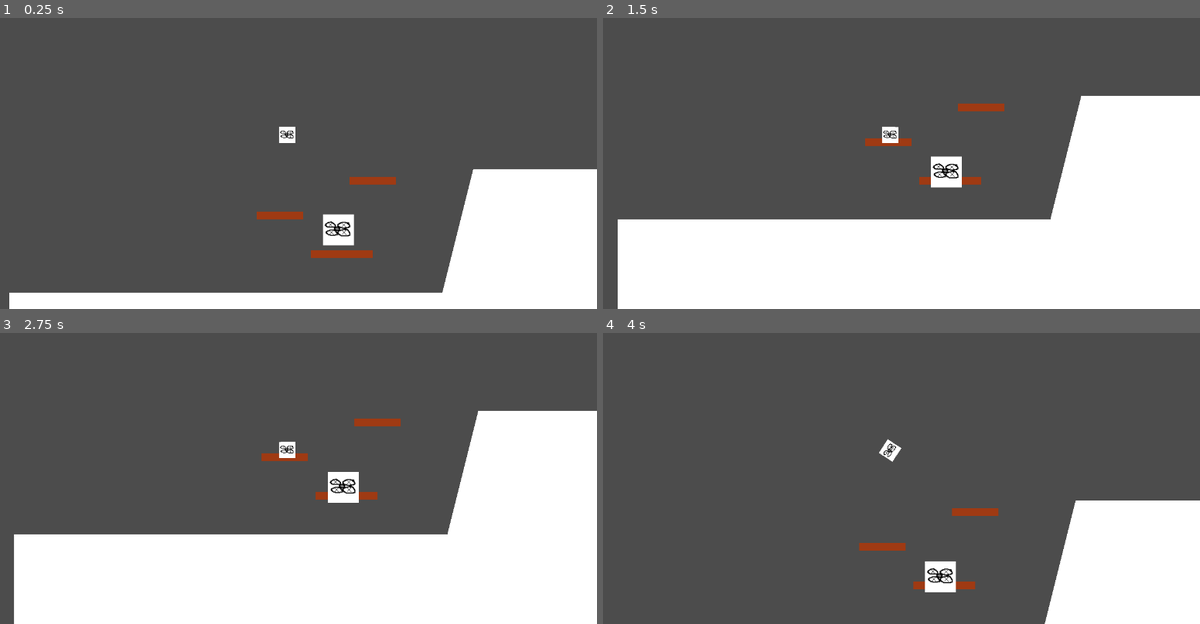
Above: before the commit, frames 1-4 (two rows, left to right).
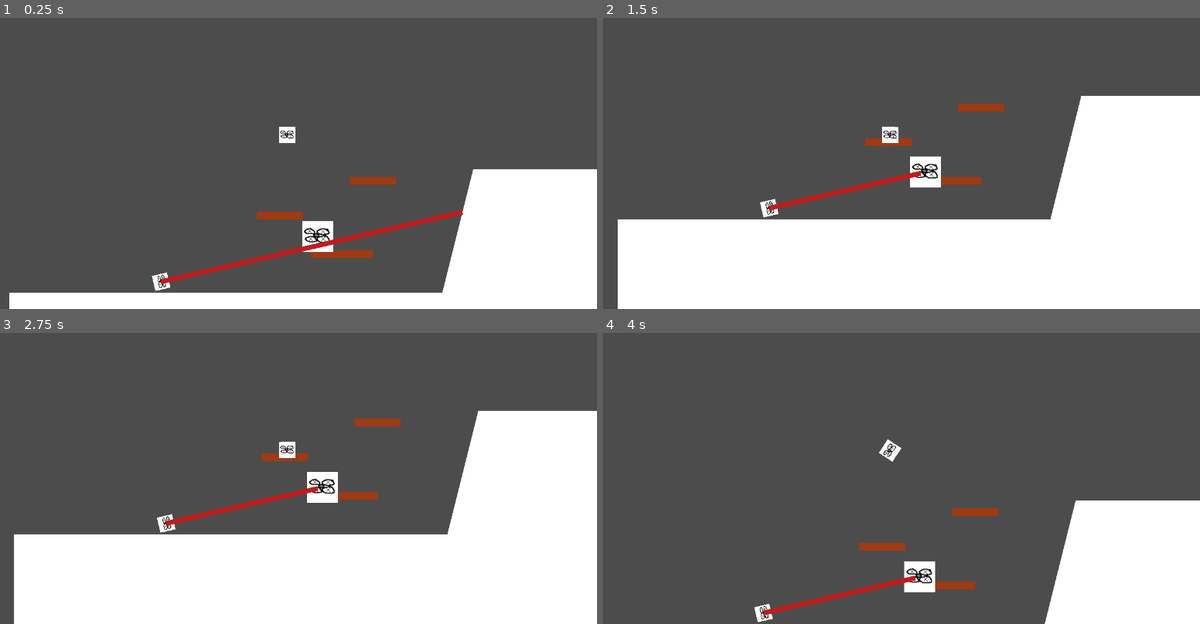
Above: after the commit, the same moments.

Repository: MeAmAnUsername/GMTK-2021
Game: Godot game, scene res://scenes/levels/BigRaiseHeavy.tscn
Two runs of this game, one before a commit and one after it. Both use one fixed random seed, a clock stepped at 60 frames per second and the inputs below.
Inputs:
- Up to frame 1 (0.25 s): no input
- Up to frame 2 (1.5 s): hold Right (ui_right) 0.53-1.28 s; hold Down (ui_down) from 1.28 s (still down)
- Up to frame 3 (2.75 s): release Down (ui_down) at 2.03 s; hold Right (ui_right) from 2.03 s (still down)
- Up to frame 4 (4 s): release Right (ui_right) at 2.78 s; hold Up (ui_up) 2.78-3.53 s; hold Left (ui_left) from 3.53 s (still down)

The runs differ from the first frame. In frame 1, 1.8% of the frame differs, in the area x 25-78%, y 38-94%; in frame 2, 1.4%; in frame 3, 1.3%; in frame 4, 1.4%.

Commit message:
explosions

Diff:
--- /dev/null
+++ b/scenes/Explosion.tscn
@@ -0,0 +1,30 @@
+[gd_scene load_steps=4 format=2]
+
+[ext_resource path="res://assets/Particles/flame.png" type="Texture" id=1]
+
+[sub_resource type="CanvasItemMaterial" id=1]
+blend_mode = 1
+
+[sub_resource type="Gradient" id=2]
+offsets = PoolRealArray( 0, 0.271574, 1 )
+colors = PoolColorArray( 0, 0, 0, 1, 0.625, 0.625, 0.625, 1, 0, 0, 0, 1 )
+
+[node name="Explosion" type="CPUParticles2D"]
+material = SubResource( 1 )
+amount = 100
+speed_scale = 2.0
+explosiveness = 0.5
+local_coords = false
+texture = ExtResource( 1 )
+spread = 180.0
+gravity = Vector2( 0, 0 )
+initial_velocity = 50.0
+initial_velocity_random = 0.5
+angular_velocity = 45.0
+angular_velocity_random = 1.0
+damping = 6.16
+angle = 360.0
+angle_random = 1.0
+scale_amount = 0.5
+scale_amount_random = 0.1
+color_ramp = SubResource( 2 )
--- a/scenes/Laser.tscn
+++ b/scenes/Laser.tscn
@@ -12,6 +12,8 @@
 
 [node name="LaserRayCast" type="RayCast2D" parent="."]
 rotation = -3.14159
+enabled = true
+cast_to = Vector2( 0, 133700 )
 
 [node name="LaserBeam" type="Line2D" parent="."]
 default_color = Color( 0.752941, 0.109804, 0.109804, 1 )
--- /dev/null
+++ b/scenes/Main.tscn
@@ -0,0 +1,53 @@
+[gd_scene load_steps=7 format=2]
+
+[ext_resource path="res://scripts/Main.gd" type="Script" id=1]
+[ext_resource path="res://scenes/RopeSystem.tscn" type="PackedScene" id=2]
+[ext_resource path="res://scenes/Level.tscn" type="PackedScene" id=3]
+[ext_resource path="res://scenes/Beacon.tscn" type="PackedScene" id=4]
+
+[sub_resource type="OpenSimplexNoise" id=1]
+
+[sub_resource type="NoiseTexture" id=2]
+noise = SubResource( 1 )
+
+[node name="Scene" type="Node2D"]
+position = Vector2( 191.508, 148.671 )
+script = ExtResource( 1 )
+
+[node name="Hud" type="CanvasLayer" parent="."]
+
+[node name="Panel" type="Panel" parent="Hud"]
+margin_right = 245.0
+margin_bottom = 52.0
+__meta__ = {
+"_edit_use_anchors_": false
+}
+
+[node name="Label" type="Label" parent="Hud/Panel"]
+margin_left = 8.0
+margin_top = 6.0
+margin_right = 242.0
+margin_bottom = 46.0
+text = "Hoi"
+__meta__ = {
+"_edit_use_anchors_": false
+}
+
+[node name="ParallaxBackground" type="ParallaxBackground" parent="."]
+
+[node name="ParallaxLayer" type="ParallaxLayer" parent="ParallaxBackground"]
+motion_scale = Vector2( 0.25, 0.25 )
+
+[node name="Sprite" type="Sprite" parent="ParallaxBackground/ParallaxLayer"]
+position = Vector2( 707.339, 359.646 )
+scale = Vector2( 5.65268, 5.65268 )
+texture = SubResource( 2 )
+
+[node name="RopeSystem" parent="." instance=ExtResource( 2 )]
+position = Vector2( 184.941, 32.0173 )
+
+[node name="Node2D" parent="." instance=ExtResource( 3 )]
+position = Vector2( -24.9733, 103.461 )
+
+[node name="Node2D2" parent="." instance=ExtResource( 4 )]
+position = Vector2( 488.206, 30.0075 )
--- a/scenes/Player.tscn
+++ b/scenes/Player.tscn
@@ -1,9 +1,10 @@
-[gd_scene load_steps=7 format=2]
+[gd_scene load_steps=8 format=2]
 
 [ext_resource path="res://scripts/Player.gd" type="Script" id=1]
 [ext_resource path="res://assets/drone0.png" type="Texture" id=2]
 [ext_resource path="res://assets/drone1.png" type="Texture" id=3]
 [ext_resource path="res://assets/sfx/servoLoop.wav" type="AudioStream" id=4]
+[ext_resource path="res://scenes/Explosion.tscn" type="PackedScene" id=5]
 
 [sub_resource type="SpriteFrames" id=1]
 animations = [ {
@@ -35,7 +36,6 @@
 rotation = 1.57079
 scale = Vector2( 0.526996, 0.526996 )
 frames = SubResource( 1 )
-frame = 1
 playing = true
 
 [node name="CollisionShape2D" type="CollisionShape2D" parent="."]
@@ -46,3 +46,6 @@
 [node name="RotorSound" type="AudioStreamPlayer2D" parent="."]
 position = Vector2( 3.00001, 0.999981 )
 stream = ExtResource( 4 )
+
+[node name="Explosion" parent="." instance=ExtResource( 5 )]
+emitting = false
--- a/scenes/levels/BigRaiseHeavy.tscn
+++ b/scenes/levels/BigRaiseHeavy.tscn
@@ -1,8 +1,9 @@
-[gd_scene load_steps=4 format=2]
+[gd_scene load_steps=5 format=2]
 
 [ext_resource path="res://scenes/levels/elements/Platform.tscn" type="PackedScene" id=1]
 [ext_resource path="res://scenes/Player.tscn" type="PackedScene" id=2]
 [ext_resource path="res://scenes/Beacon.tscn" type="PackedScene" id=3]
+[ext_resource path="res://scenes/Laser.tscn" type="PackedScene" id=4]
 
 [node name="BigRaiseHeavy" type="Node2D"]
 
@@ -34,4 +35,8 @@
 position = Vector2( 383.984, 241.047 )
 
 [node name="Node2D" parent="." instance=ExtResource( 3 )]
-position = Vector2( 488.636, 443.036 )
+position = Vector2( 445.636, 456.536 )
+
+[node name="Node2D2" parent="." instance=ExtResource( 4 )]
+position = Vector2( 122.225, 553.136 )
+rotation = 1.34355
--- a/scripts/Laser.gd
+++ b/scripts/Laser.gd
@@ -10,8 +10,14 @@
 #	pass
 
 var point:Vector2
+var dist:float
+var other:Object
 
 func _process(delta):
 	if $LaserRayCast.is_colliding():
+		other = $LaserRayCast.get_collider()
 		point = $LaserRayCast.get_collision_point()
-		$LaserBeam.points = [position, point]
+		dist = point.distance_to(position)
+		$LaserBeam.points = [Vector2.ZERO, Vector2(0, -dist)]
+		if other.name == "Player":
+			other.explode()
--- a/scripts/Player.gd
+++ b/scripts/Player.gd
@@ -13,6 +13,7 @@
 var input_y : int
 
 var in_range : bool
+var dead : bool = false
 
 func _init():
 	in_range = true
@@ -31,7 +32,7 @@
 
 func _process(delta):
 
-	if beaconCount > 0:
+	if beaconCount > 0 and ! dead:
 		input_x = int(Input.is_action_pressed("ui_right")) - int(Input.is_action_pressed("ui_left"))
 		input_y = int(Input.is_action_pressed("ui_down")) - int(Input.is_action_pressed("ui_up"))
 	else:
@@ -79,6 +80,11 @@
 	applied_force = Vector2(0, total_thrust * input_y).rotated(rotation + TAU*0.25)
 
 
+func explode():
+	$Explosion.emitting = true
+	dead = true
+
+
 # Called every frame. 'delta' is the elapsed time since the previous frame.
 #func _process(delta):
 #	pass
Binary file added: assets/Particles/fireSmall.png
Not shown, added: assets/Particles/fireSmall.png.import
Binary file added: assets/Particles/fire_02.png
Not shown, added: assets/Particles/fire_02.png.import
Binary file added: assets/Particles/flame.png
Not shown, added: assets/Particles/flame.png.import
Binary file added: assets/Particles/trace_01.png
Not shown, added: assets/Particles/trace_01.png.import
